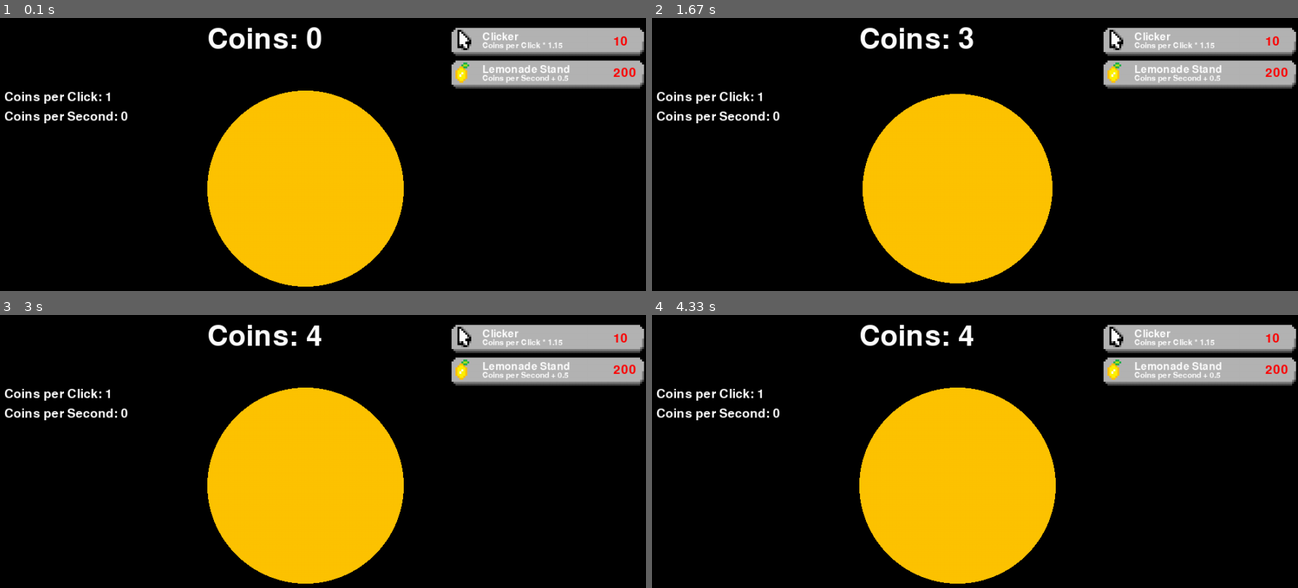
Above: before the commit, frames 1-4 (two rows, left to right).
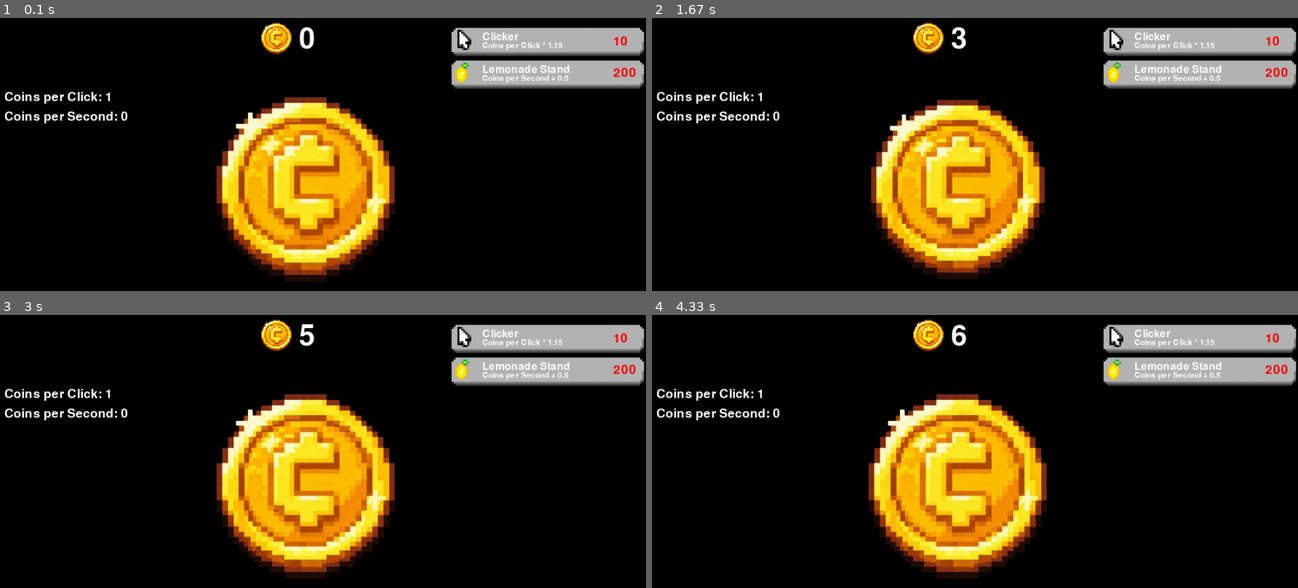
Above: after the commit, the same moments.

Repository: qunzman/pygame
Game: pygame game, started from Clicker/main.py
Two runs of this game, one before a commit and one after it. Both use one fixed random seed, a clock stepped at 60 frames per second and the inputs below.
Inputs (mouse positions are in pixels of both pictures, inside the frame that each line leads up to):
- Up to frame 1 (0.1 s): no input
- Up to frame 2 (1.67 s): click (968, 187) at 0.38 s; click (975, 214) at 0.72 s; click (1046, 222) at 1.55 s
- Up to frame 3 (3 s): click (290, 587) at 2.38 s; click (297, 418) at 2.72 s
- Up to frame 4 (4.33 s): click (878, 405) at 3.05 s

The runs differ from the first frame. In frame 1, 15% of the frame differs, in the area x 32-63%, y 1-99%; in frame 2, 14%; in frame 3, 15%; in frame 4, 15%.

Commit message:
Just code

Diff:
--- a/Clicker/clickobj.py
+++ b/Clicker/clickobj.py
@@ -1,26 +1,31 @@
 import pygame
 
 class clickobj:
-    def __init__(self, game, x, y, width):
+    def __init__(self, game, x, y, width, img):
         self.game = game
         self.width = width
+        self.height = width
         self.original_width = width
         self.x = x
         self.y = y
+        self.img = img
+        self.image = pygame.transform.scale(self.img, (self.width, self.height))
+        self.rect = self.image.get_rect(center=(self.x, self.y))
         self.screen = game.screen
         self.color = (255, 196, 0)
         self.click_time = None
         self.is_animating = False
 
     def update(self):
+        if self.click_time is not None and self.is_animating:
+            if pygame.time.get_ticks() - self.click_time >= 150:
+                self.width = self.original_width
+                self.height = self.original_width
+                self.image = pygame.transform.scale(self.img, (self.width, self.height))
+                self.rect = self.image.get_rect(center=(self.x, self.y))
+                self.is_animating = False
+                self.click_time = None
         self.draw()
-        if self.click_time is None or not self.is_animating:
-            return
-
-        if pygame.time.get_ticks() - self.click_time >= 150:
-            self.width = self.original_width
-            self.is_animating = False
-            self.click_time = None
 
     def is_clicked(self, pos):
         center_x, center_y = self.x, self.y
@@ -28,12 +33,14 @@
         return (pos[0] - center_x) ** 2 + (pos[1] - center_y) ** 2 <= radius ** 2
 
     def animation(self):
-
         if not self.is_animating:
             self.is_animating = True
             self.click_time = pygame.time.get_ticks()
             self.width -= 10
+            self.height -= 10
+            self.image = pygame.transform.scale(self.img, (self.width, self.height))
+            self.rect = self.image.get_rect(center=(self.x, self.y))
 
 
     def draw(self):
-        pygame.draw.circle(self.screen, self.color, (self.x, self.y), self.width // 2)
+        self.game.screen.blit(self.image, self.rect)
--- a/Clicker/main.py
+++ b/Clicker/main.py
@@ -8,7 +8,9 @@
         self.screen = pygame.display.set_mode((1000, 600))
         self.clock = pygame.time.Clock()
         self.running = True
-        self.clickobj = clickobj.clickobj(self, 480, 300, 300)
+        self.coinimg = pygame.image.load("img/coin.png")
+        self.coinimage = pygame.transform.scale(self.coinimg, (70, 70))
+        self.clickobj = clickobj.clickobj(self, 480, 300, 400, pygame.image.load("img/coin.png"))
         self.coins = 0
         self.font_coins = pygame.font.SysFont("Misc fixed", 64)
         self.font_costs1 = pygame.font.SysFont("Misc fixed", 28)
@@ -68,16 +70,21 @@
             if self.coins_per_click >= 2:
                 self.click_multiplier = 1.25
 
+
+
             self.screen.fill((0, 0, 0))
             self.clickobj.update()
             self.clickup.update()
             self.lemonade_stand.update()
+
+            self.screen.blit(self.coinimage, (400, 35))
+
             if self.coins > 1000:
                 self.coins1 = self.format_zahl(self.coins)
             else:
                 self.coins1 = int(self.coins)
-            self.coin_text = self.font_coins.render(f"Coins: {self.coins1}", True, (255, 255, 255))
-            self.coin_rect = self.coin_text.get_rect(topleft=(330, 50))
+            self.coin_text = self.font_coins.render(f"{self.coins1}", True, (255, 255, 255))
+            self.coin_rect = self.coin_text.get_rect(topleft=(470, 50))
             self.screen.blit(self.coin_text, self.coin_rect)
 
             self.clickup_price1 = self.format_zahl(self.clickup_price)
